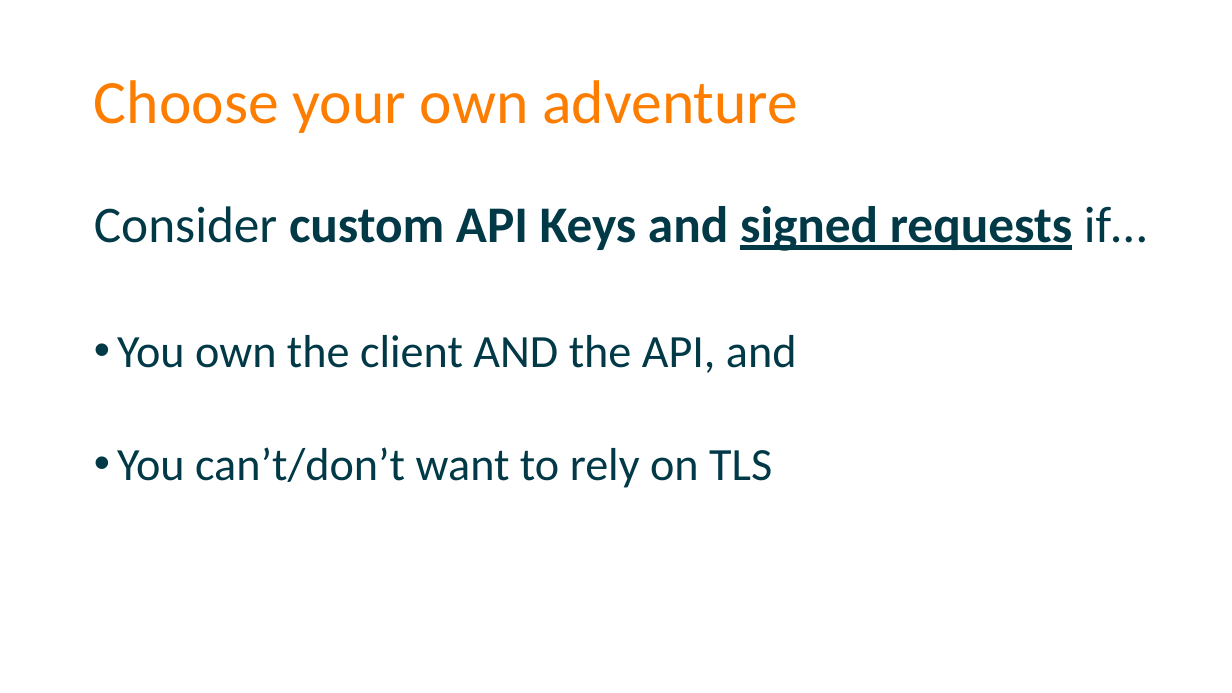
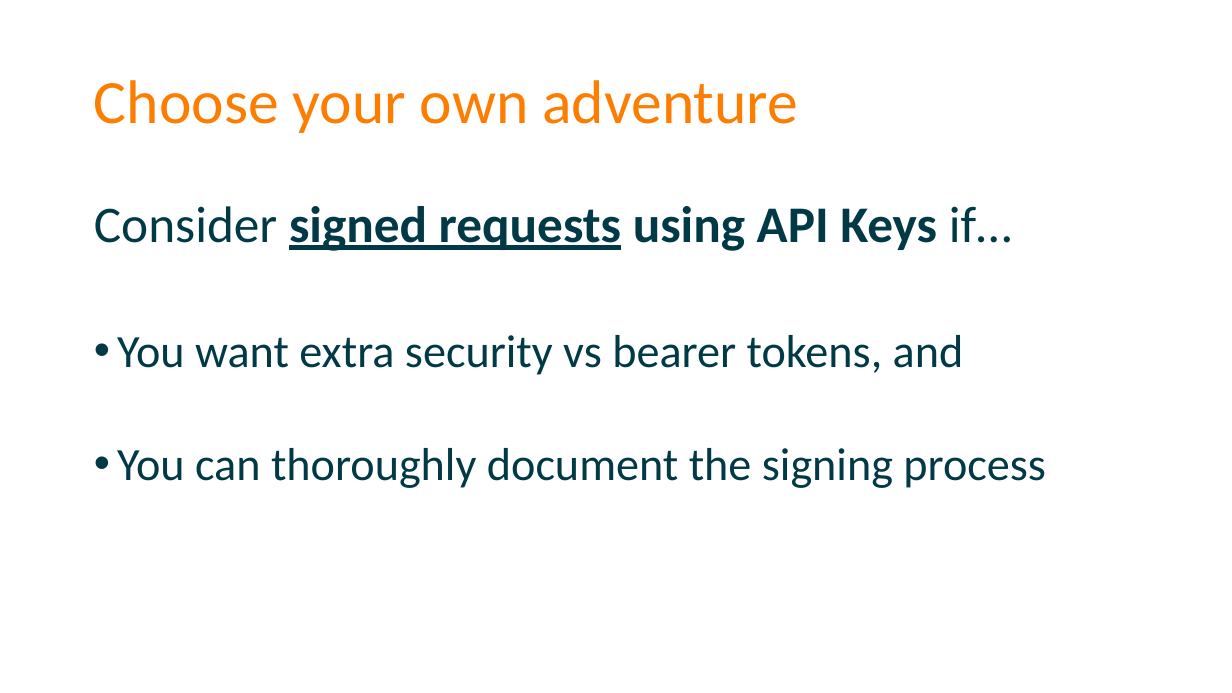
Before and after one commit to spetryjohnson/Securing-Your-API-Endpoints, a slide deck: slide 74 of Securing Your API Endpoints.pptx. Drawn at 1232x693 pixels with LibreOffice and Linux fonts; fonts in the diff are those of the drawing. Boxes give left, top, right and bottom in pixels: in the first picture for what was removed or moved away, otherwise in the second. Text is boxed around its words. In the diff, an @@ line names an element or a change of style, - is before the commit and + after.

```diff
--- a/Securing Your API Endpoints.pptx
+++ b/Securing Your API Endpoints.pptx
@@ text at [94, 206, 1046, 488]: text changed @@
-Consider custom API Keys and signed requests if…
-• You own the client AND the API, and
-• You can’t/don’t want to rely on TLS
+Consider signed requests using API Keys if…
+• You want extra security vs bearer tokens, and
+• You can thoroughly document the signing process
```
Also in this commit, not shown: 8 other slides changed, 1 other file.
